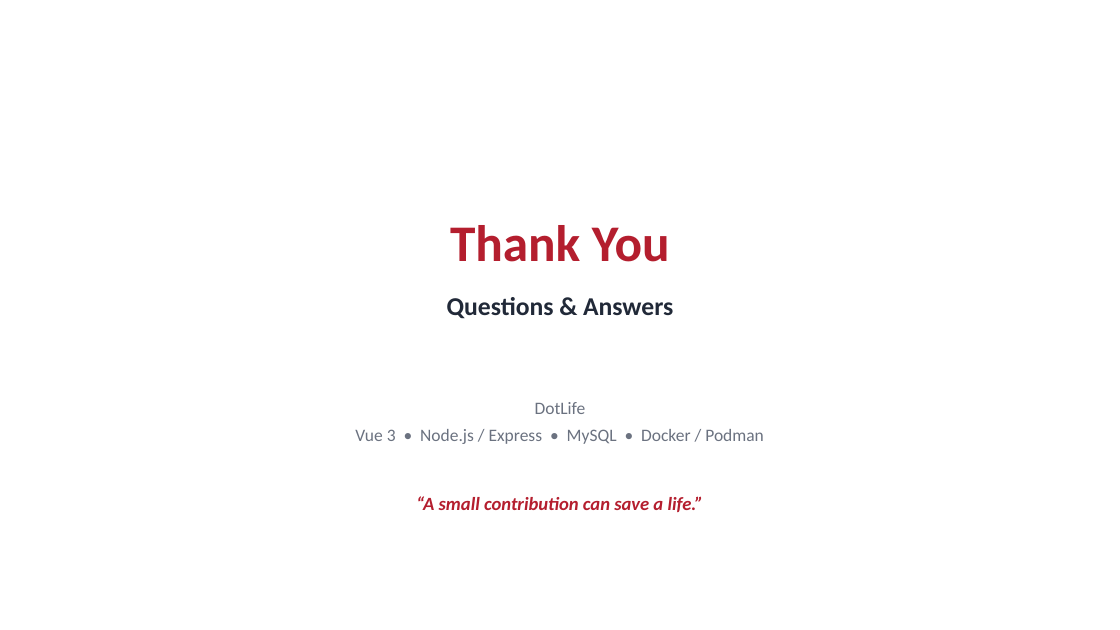
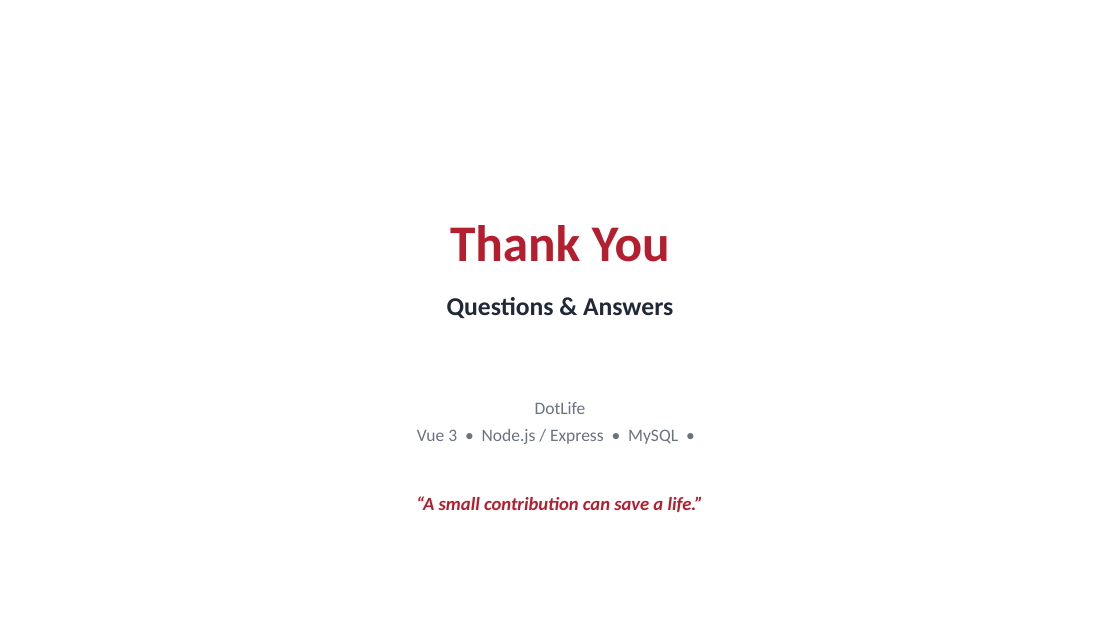
Before and after one commit to 0x0prateek/Blood-Donation-Camp-System, a slide deck: slide 14 of docs/DotLife_Presentation.pptx. Drawn at 1120x630 pixels with LibreOffice and Linux fonts; fonts in the diff are those of the drawing. Boxes give left, top, right and bottom in pixels: in the first picture for what was removed or moved away, otherwise in the second. Text is boxed around its words. In the diff, an @@ line names an element or a change of style, - is before the commit and + after.

```diff
--- a/docs/DotLife_Presentation.pptx
+++ b/docs/DotLife_Presentation.pptx
@@ text at box(417, 429, 678, 444): text changed @@
-Vue 3 • Node.js / Express • MySQL • Docker / Podman
+Vue 3 • Node.js / Express • MySQL •
```
Also in this commit, not shown: 6 other slides changed.
